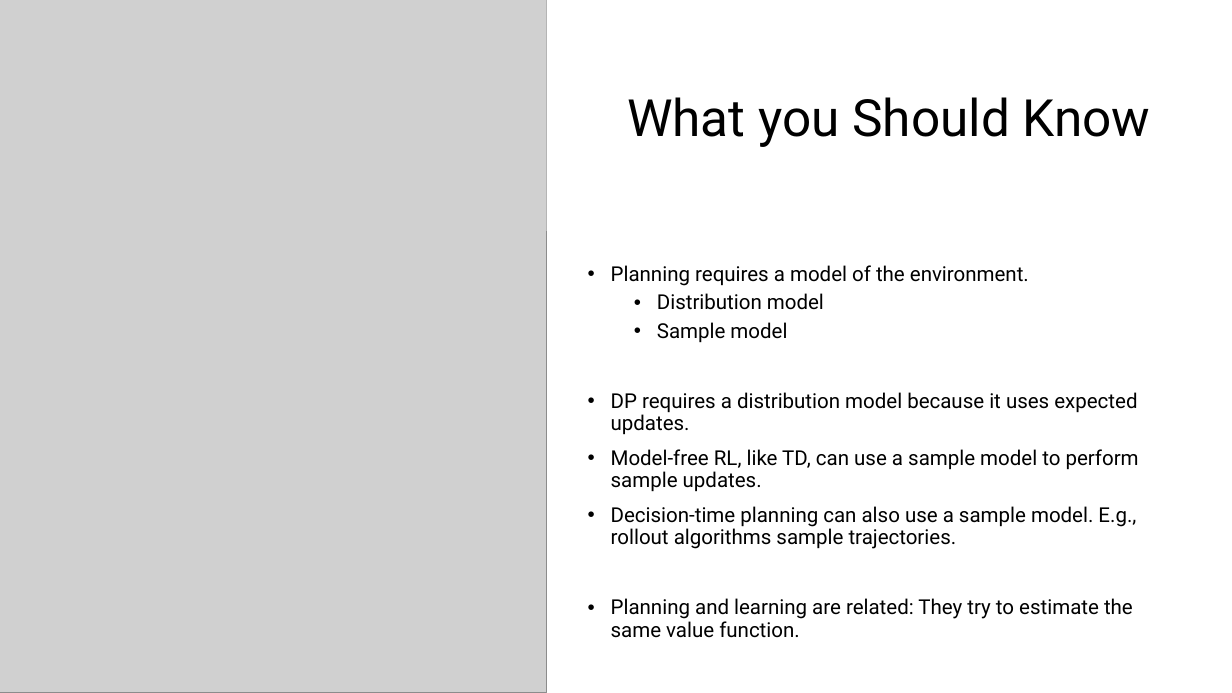
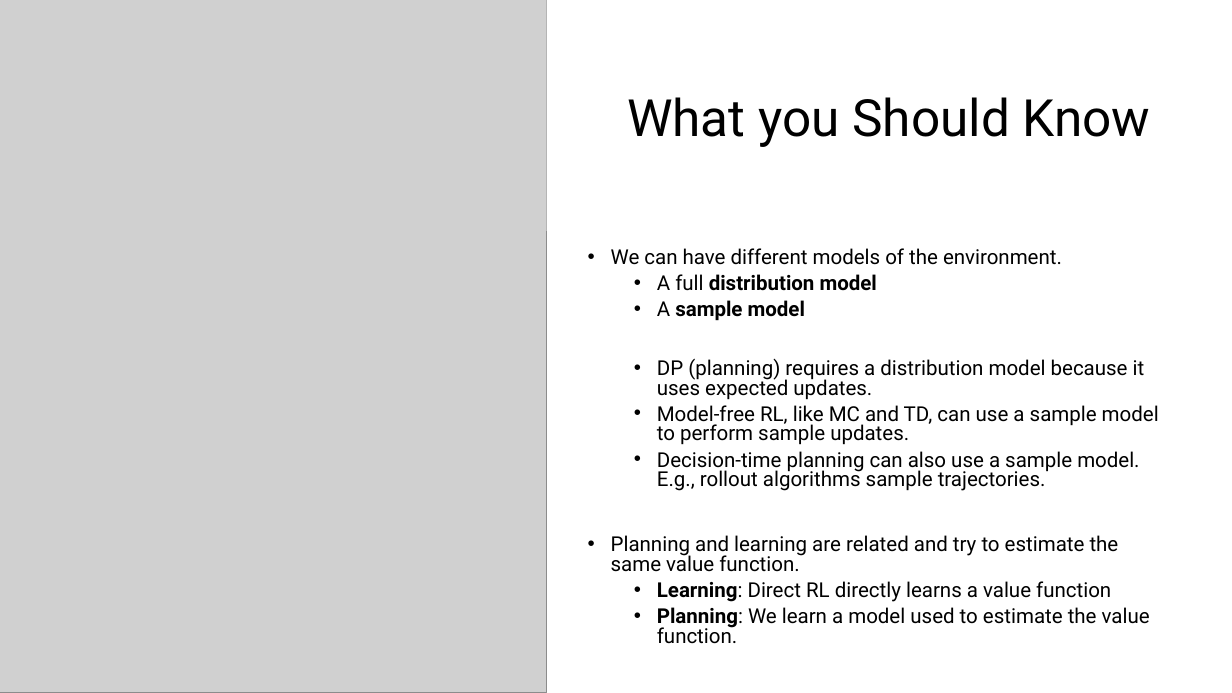
Before and after one commit to mhahsler/Introduction_to_Reinforcement_Learning, a slide deck: slide 17 of slides/Lecture_Chapter08.pptx. Drawn at 1232x693 pixels with LibreOffice and Linux fonts; fonts in the diff are those of the drawing; grey boxes stand for pictures. Boxes give left, top, right and bottom in pixels: in the first picture for what was removed or moved away, otherwise in the second. Text is boxed around its words. In the diff, an @@ line names an element or a change of style, - is before the commit and + after.

```diff
--- a/slides/Lecture_Chapter08.pptx
+++ b/slides/Lecture_Chapter08.pptx
@@ text at bbox=[611, 248, 1159, 445]: text changed @@
-• Planning requires a model of the environment.
-  • Distribution model
-  • Sample model
-• DP requires a distribution model because it uses expected updates.
-• Model-free RL, like TD, can use a sample model to perform sample updates.
+• We can have different models of the environment.
+  • A full distribution model
+  • A sample model
+  • DP (planning) requires a distribution model because it uses expected updates.
+  • Model-free RL, like MC and TD, can use a sample model to perform sample updates.
@@ text at bbox=[657, 451, 1139, 491]: list level 1 to 2 in "Decision-time planning can also use ..."; line spacing 0.9 to 0.8 @@
@@ text at bbox=[611, 535, 1150, 644]: text changed @@
-• Planning and learning are related: They try to estimate the same value function.
+• Planning and learning are related and try to estimate the same value function.
+  • Learning: Direct RL directly learns a value function
+  • Planning: We learn a model used to estimate the value function.
```
Also in this commit, not shown: 10 other slides changed, 5 other files.
